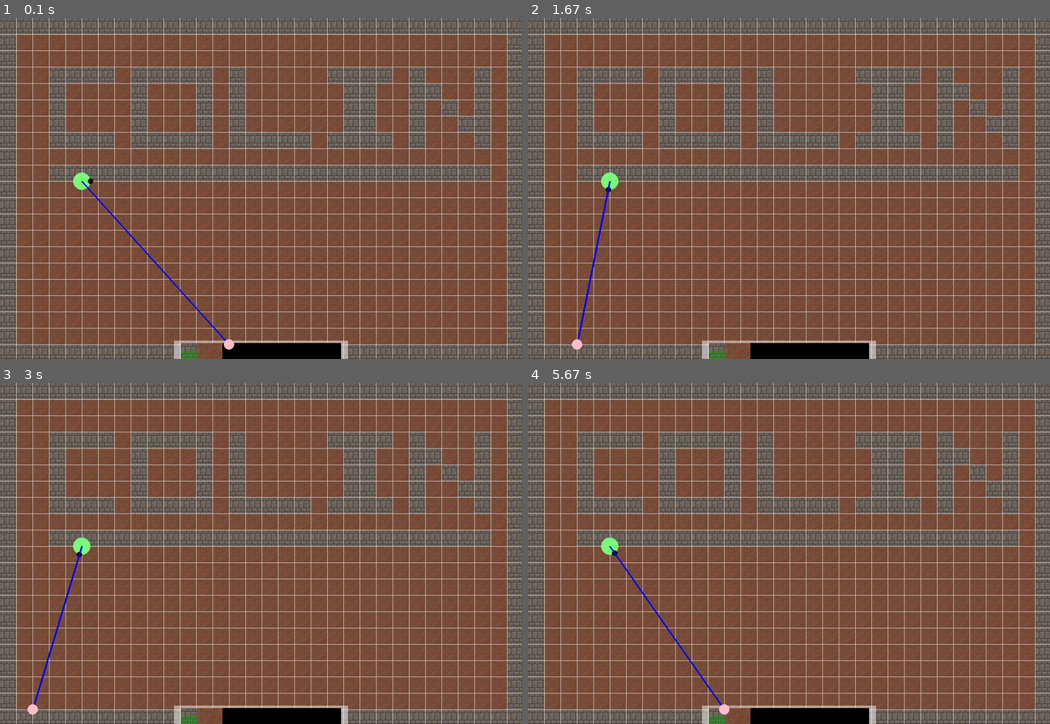
Above: before the commit, frames 1-4 (two rows, left to right).
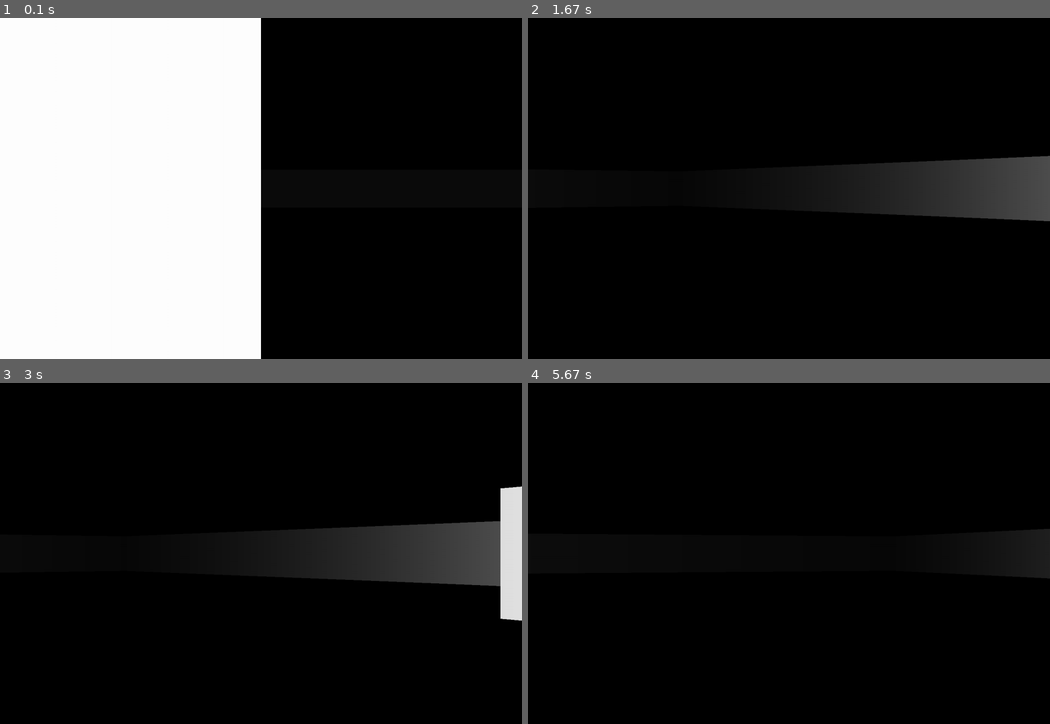
Above: after the commit, the same moments.

Repository: Best-code/Raycast
Game: pygame game, started from game.py
The game is run twice, just before and just after one commit, with the same random seed, the same clock (stepped at 60 frames per second) and the same inputs.
Inputs:
- Up to frame 1 (0.1 s): no input
- Up to frame 2 (1.67 s): hold Right 0.33-0.8 s; hold Right 0.83-1.3 s; hold Left from 1.33 s (still down)
- Up to frame 3 (3 s): release Left at 1.87 s; hold Left 1.9-2.3 s; hold Right 2.33-2.97 s
- Up to frame 4 (5.67 s): hold Left 3-3.47 s; hold Right 3.5-3.97 s; hold Right 4-4.47 s; hold Left 4.5-5.03 s; hold Left 5.07-5.47 s; hold Right from 5.5 s (still down)

The runs differ from the first frame. In frame 1, 99% of the frame differs, in the area x 0-100%, y 0-100%; in frame 2, 99%; in frame 3, 99%; in frame 4, 99%.

Commit message:
3D Projections Integrated / Raycasting Improved

Diff:
--- a/Circle.py
+++ b/Circle.py
@@ -8,8 +8,8 @@
 
 class Circle:
 
-    keySpeed = .01
-    rotateSpeed = .3
+    keySpeed = .005
+    rotateSpeed = .2
     speedSin, speedCos = 0,0
     angle = 0
     keyX = 5
@@ -30,7 +30,6 @@
     """
 
     def draw(self, surface):
-        self.pos = (self.keyX,self.keyY)
         pygame.draw.circle(surface, self.rgb,
                            (self.keyX*CELLSIZE,self.keyY*CELLSIZE), self.radius)
         # Direction tracker
@@ -50,6 +49,7 @@
 
 
     def move(self):
+        self.pos = (self.keyX,self.keyY)
         sinA = numpy.sin(self.angle)
         cosA = numpy.cos(self.angle)
         speed = self.keySpeed * GameEngine.deltaTime
--- a/PygameEngine.py
+++ b/PygameEngine.py
@@ -9,7 +9,7 @@
   deltaTime = fpsClock.tick(FPS)
 
   WIDTH, HEIGHT = 1500, 982
-  screen = pygame.display.set_mode((WIDTH, HEIGHT),FULLSCREEN)
+  screen = pygame.display.set_mode((WIDTH, HEIGHT))
 
   def __init__(self):
     self.load()
--- a/RaycastFunction.py
+++ b/RaycastFunction.py
@@ -8,61 +8,171 @@
     def __init__(self, game):
         self.game = game
 
+    """
+    def rayCast(self):
+        ox, oy = self.game.wasd.pos
+        rayAngle = self.game.wasd.angle
+        aX = numpy.cos(rayAngle)
+        aY = numpy.sin(rayAngle)
+
+        for ray in range(WIDTH):
+            x_map = int(ox)
+            y_map = int(oy)
+
+            print(ray, rayAngle)
+            # Get the direction the rys are going to shoot in
+
+            cameraX = 2*ox / COLS - 1; #x-coordinate in camera space
+            dirX = aX + aX * cameraX
+            dirY = aY + aY * cameraX
+
+            # The distance to the next vertical and horizontal line
+            sideDistX = sideDistY = 0
+
+            # If the angle is perpendicular to another axis and will never cross it,
+            #    set that length to max
+            #    else get the trig function
+            deltaDistX = 1e30 if dirX == 0 else abs(1/dirX)
+            deltaDistY = 1e30 if dirY == 0 else abs(1/dirY)
+
+            side = int
+
+            # How much we will step by
+            dx = 0
+            dy = 0
+
+            if dirX < 0:
+                dx = -1
+                sideDistX = (ox - x_map) * deltaDistX
+            else:
+                dx = 1
+                sideDistX = (x_map + 1.0 - ox) * deltaDistX
+
+            if (dirY < 0):
+                dy = -1
+                sideDistY = (oy - y_map) * deltaDistY
+            else:
+                dy = 1
+                sideDistY = (y_map + 1.0 - oy) * deltaDistY
+
+            for i in range(MAX_DEPTH):
+                # If we hit a wallstop the loop
+                if ((x_map, y_map) in self.game.MAP.wallMap):
+                    break
+                # If we can go more on the x axis before catching the y axis we will
+                if (sideDistX < sideDistY):
+                    sideDistX += deltaDistX
+                    x_map += dx
+                    side = 0
+                else:
+                    # If we can go more on the y axis before catching the x axis we will
+                    sideDistY += deltaDistY
+                    y_map += dy
+                    side = 1
+
+            if (side == 0):
+                perpWallDist = (sideDistX - deltaDistX)
+            else:
+                perpWallDist = (sideDistY - deltaDistY)
+
+            hit = x_map + (1-dx)/2, y_map + (1-dy)/2
+
+
+            # Calculate height of line to draw on screen
+            lineHeight = int(hit[1] / (perpWallDist + 0.00001))
+
+            #calculate lowest and highest pixel to fill in current stripe
+            drawStart = -lineHeight / 2 + hit[1] / 2
+            if(drawStart < 0):
+                drawStart = 0
+            drawEnd = lineHeight / 2 + hit[1] / 2
+            if(drawEnd >= hit[1]):
+                drawEnd = hit[1] - 1
+
+            color = "black"
+            code = self.game.MAP.gameMap[int(hit[1])][int(hit[0])]
+            if code == "1":
+                color = "red"
+            if code == "2":
+                color = "green"
+
+            rayAngle+=DELTA_ANGLE
+
+            pygame.draw.line(self.game.screen, color, (hit[0]*CELLSIZE, drawStart*CELLSIZE), (hit[0]*CELLSIZE, drawEnd*CELLSIZE), CELLSIZE)
+
+
+            pygame.draw.line(self.game.screen, "blue", (ox*CELLSIZE, oy*CELLSIZE), (hit[0]*CELLSIZE, hit[1]*CELLSIZE), 5)
+            pygame.draw.circle(self.game.screen, "pink", (hit[0]*CELLSIZE,hit[1]*CELLSIZE),15)
+        """
+
     def rayCast(self):
 
         ox, oy = self.game.wasd.pos
-        x_map = int(ox)
-        y_map = int(oy)
+        x_map, y_map = (int(ox),int(oy))
 
-        rayAngle = self.game.wasd.angle
-        # Get the direction the rys are going to shoot in
-        dirX = numpy.cos(rayAngle)
-        dirY = numpy.sin(rayAngle)
+        ray_angle = self.game.wasd.angle - HALF_FOV + 0.0001
+        for ray in range(NUM_RAYS):
+            sin_a = numpy.sin(ray_angle)
+            cos_a = numpy.cos(ray_angle)
 
-        # The distance to the next vertical and horizontal line
-        sideDistX = sideDistY = 0
+            # horizontals
+            y_hor, dy = (y_map + 1, 1) if sin_a > 0 else (y_map - 1e-6, -1)
 
-        # If the angle is perpendicular to another axis and will never cross it,
-        #    set that length to max
-        #    else get the trig function
-        deltaDistX = 1 if dirX==0 else abs(1/dirX)
-        deltaDistY = 1 if dirY==0 else abs(1/dirY)
+            depth_hor = (y_hor - oy) / sin_a
+            x_hor = ox + depth_hor * cos_a
 
-        # How much we will step by
-        dx = 0
-        dy = 0
+            delta_depth = dy / sin_a
+            dx = delta_depth * cos_a
 
-        if dirX < 0:
-            dx = -1
-            sideDistX = (ox - x_map) * deltaDistX
-        else:
-            dx = 1
-            sideDistX = (x_map + 1.0 - ox) * deltaDistX
+            for i in range(MAX_DEPTH):
+                tile_hor = int(x_hor), int(y_hor)
+                if tile_hor in self.game.MAP.wallMap:
+                    break
+                x_hor += dx
+                y_hor += dy
+                depth_hor += delta_depth
 
-        if (dirY < 0):
-            dy = -1
-            sideDistY = (oy - y_map) * deltaDistY
-        else:
-            dy = 1
-            sideDistY = (y_map + 1.0 - oy) * deltaDistY
+            # verticals
+            x_vert, dx = (x_map + 1, 1) if cos_a > 0 else (x_map - 1e-6, -1)
 
-        for i in range(MAX_DEPTH):
-            # If we hit a wallstop the loop
-            if((x_map, y_map) in self.game.MAP.wallMap):
-                break
-            # If we can go more on the x axis before catching the y axis we will
-            if(sideDistX < sideDistY):
-                sideDistX += deltaDistX
-                x_map += dx
+            depth_vert = (x_vert - ox) / cos_a
+            y_vert = oy + depth_vert * sin_a
+
+            delta_depth = dx / cos_a
+            dy = delta_depth * sin_a
+
+            for i in range(MAX_DEPTH):
+                tile_vert = int(x_vert), int(y_vert)
+                if tile_vert in self.game.MAP.wallMap:
+                    break
+                x_vert += dx
+                y_vert += dy
+                depth_vert += delta_depth
+
+            # depth, texture offset
+            if depth_vert < depth_hor:
+                depth = depth_vert
+                y_vert %= 1
+                offset = y_vert if cos_a > 0 else (1 - y_vert)
             else:
-            # If we can go more on the y axis before catching the x axis we will
-                sideDistY += deltaDistY
-                y_map += dy
+                depth = depth_hor
+                x_hor %= 1
+                offset = (1 - x_hor) if sin_a > 0 else x_hor
+
+            # remove fishbowl effect
+            depth *= numpy.cos(self.game.wasd.angle - ray_angle)
 
 
-        pygame.draw.line(self.game.screen, "blue", (ox*CELLSIZE, oy*CELLSIZE), (x_map*CELLSIZE, y_map*CELLSIZE), 5)
-        pygame.draw.circle(self.game.screen, "pink", (x_map*CELLSIZE,y_map*CELLSIZE),15)
+            # 3d projection
+            proj_height = SCREEN_DIST / (depth + 0.0001)
+            color = [255 / (1+depth ** 4 * 0.0001)]*3
+            pygame.draw.rect(self.game.screen, color,
+                (ray * SCALE, HALF_HEIGHT - proj_height // 2, SCALE, proj_height))
+            # ray casting result
+            #self.ray_casting_result.append((depth, proj_height, texture, offset))
+            #pygame.draw.line(self.game.screen, "yellow", (ox*CELLSIZE, oy*CELLSIZE), (ox*CELLSIZE + depth*CELLSIZE*cos_a, oy*CELLSIZE + depth*CELLSIZE*sin_a))
 
+            ray_angle += DELTA_ANGLE
 
     def update(self):
         self.rayCast()
--- a/RaycastGame.py
+++ b/RaycastGame.py
@@ -25,10 +25,11 @@
 
     def draw(self):
             # Draw MAP array
-            self.MAP.drawMap()
-            self.MAP.drawGrid()
-            self.wasd.draw(self.screen)
-            self.gui.drawGui()
+            #self.MAP.drawMap()
+            #self.MAP.drawGrid()
+            #self.wasd.draw(self.screen)
+            #self.gui.drawGui()
+            pass
 
     def update(self):
       self.wasd.update()
--- a/map.txt
+++ b/map.txt
@@ -1,21 +1,21 @@
 1 1 1 1 1 1 1 1 1 1 1 1 1 1 1 1 1 1 1 1 1 1 1 1 1 1 1 1 1 1 1 1
 1 _ _ _ _ _ _ _ _ _ _ _ _ _ _ _ _ _ _ _ _ _ _ _ _ _ _ _ _ _ _ 1
 1 _ _ _ _ _ _ _ _ _ _ _ _ _ _ _ _ _ _ _ _ _ _ _ _ _ _ _ _ _ _ 1
-1 _ _ 1 1 1 1 _ 1 1 1 1 1 _ 1 _ _ _ _ _ 1 1 1 1 _ 1 _ _ _ 1 _ 1
-1 _ _ 1 _ _ _ _ 1 _ _ _ 1 _ 1 _ _ _ _ _ _ 1 1 _ _ 1 1 _ _ 1 _ 1
-1 _ _ 1 _ _ _ _ 1 _ _ _ 1 _ 1 _ _ _ _ _ _ 1 1 _ _ 1 _ 1 _ 1 _ 1
-1 _ _ 1 _ _ _ _ 1 _ _ _ 1 _ 1 _ _ _ _ _ _ 1 1 _ _ 1 _ _ 1 1 _ 1
-1 _ _ 1 1 1 1 _ 1 1 1 1 1 _ 1 1 1 1 1 _ 1 1 1 1 _ 1 _ _ _ 1 _ 1
+1 _ _ 1 _ _ 1 1 1 1 1 1 1 _ 1 _ _ _ _ _ 1 1 1 1 _ 1 _ _ _ 1 _ 1
+1 _ _ 1 _ _ _ _ _ _ _ _ 1 _ 1 _ _ _ _ _ _ _ 1 _ _ 1 1 _ _ 1 _ 1
+1 _ _ 1 _ _ _ _ 1 _ _ _ 1 _ 1 _ _ _ _ _ _ _ _ _ _ _ _ _ _ _ _ 1
+1 _ _ _ _ _ _ _ 1 _ _ _ _ _ _ _ _ _ _ _ _ _ 1 _ _ 1 _ _ 1 1 _ 1
+1 _ _ 1 1 1 1 _ 1 _ 1 1 1 _ 1 1 1 1 1 _ 1 1 1 1 _ 1 _ _ _ 1 _ 1
 1 _ _ _ _ _ _ _ _ _ _ _ _ _ _ _ _ _ _ _ _ _ _ _ _ _ _ _ _ _ _ 1
 1 _ _ 1 1 1 1 1 1 1 1 1 1 1 1 1 1 1 1 1 1 1 1 1 1 1 1 1 1 1 _ 1
+1 _ _ 1 _ _ _ _ _ _ _ _ _ _ _ _ _ _ _ _ _ _ _ _ _ _ _ _ _ _ _ 1
+1 _ _ 1 _ _ _ _ _ _ _ _ _ _ _ _ _ _ _ _ _ _ _ _ _ _ _ _ _ _ _ 1
+1 _ _ 1 _ _ _ _ _ _ _ _ _ _ _ _ _ _ _ _ _ _ _ _ _ _ _ _ _ _ _ 1
 1 _ _ _ _ _ _ _ _ _ _ _ _ _ _ _ _ _ _ _ _ _ _ _ _ _ _ _ _ _ _ 1
 1 _ _ _ _ _ _ _ _ _ _ _ _ _ _ _ _ _ _ _ _ _ _ _ _ _ _ _ _ _ _ 1
-1 _ _ _ _ _ _ _ _ _ _ _ _ _ _ _ _ _ _ _ _ _ _ _ _ _ _ _ _ _ _ 1
-1 _ _ _ _ _ _ _ _ _ _ _ _ _ _ _ _ _ _ _ _ _ _ _ _ _ _ _ _ _ _ 1
-1 _ _ _ _ _ _ _ _ _ _ _ _ _ _ _ _ _ _ _ _ _ _ _ _ _ _ _ _ _ _ 1
-1 _ _ _ _ _ _ _ _ _ _ _ _ _ _ _ _ _ _ _ _ _ _ _ _ _ _ _ _ _ _ 1
-1 _ _ _ _ _ _ _ _ _ _ _ _ _ _ _ _ _ _ _ _ _ _ _ _ _ _ _ _ _ _ 1
-1 _ _ _ _ _ _ _ _ _ _ _ _ _ _ _ _ _ _ _ _ _ _ _ _ _ _ _ _ _ _ 1
+1 1 1 1 1 1 _ _ 1 _ _ _ _ _ _ _ _ _ _ _ _ _ _ _ _ _ _ _ _ _ _ 1
+1 _ _ _ _ 1 _ _ 1 _ _ _ _ _ _ _ _ _ _ _ _ _ _ _ _ _ _ _ _ _ _ 1
+1 _ _ _ _ 1 1 1 1 _ _ _ _ _ _ _ _ _ _ _ _ _ _ _ _ _ _ _ _ _ _ 1
 1 _ _ _ _ _ _ _ _ _ _ _ _ _ _ _ _ _ _ _ _ _ _ _ _ _ _ _ _ _ _ 1
 1 _ _ _ _ _ _ _ _ _ _ _ _ _ _ _ _ _ _ _ _ _ _ _ _ _ _ _ _ _ _ 1
 1 1 1 1 1 1 1 1 1 1 1 1 1 1 1 1 1 1 1 1 1 1 1 1 1 1 1 1 1 1 1 1
--- a/settings.py
+++ b/settings.py
@@ -6,6 +6,8 @@
 #Map stuff
 CELLSIZE = 47
 WIDTH, HEIGHT = 1500, 982
+HALF_WIDTH = WIDTH//2
+HALF_HEIGHT = HEIGHT//2
 ROWS = HEIGHT//CELLSIZE
 COLS = WIDTH//CELLSIZE
 
@@ -16,3 +18,5 @@
 HALF_NUM_RAYS = NUM_RAYS//2
 DELTA_ANGLE = FOV/NUM_RAYS
 MAX_DEPTH = 20
+SCREEN_DIST = HALF_WIDTH / numpy.tan(HALF_FOV)
+SCALE = WIDTH//NUM_RAYS
